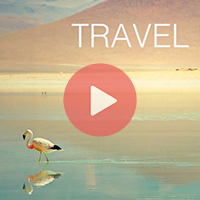
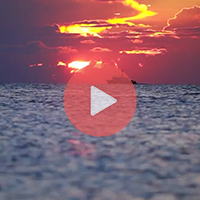
Layer changes from the first 200 x 200 image to the second:
added layer "travel" above "hyper-travel2" over [0, 0, 200, 200]
added layer "hyper-travel2" above "hyper-travel" over [0, 0, 200, 200]
added layer "hyper-travel" above "play" over [0, 0, 200, 200]
